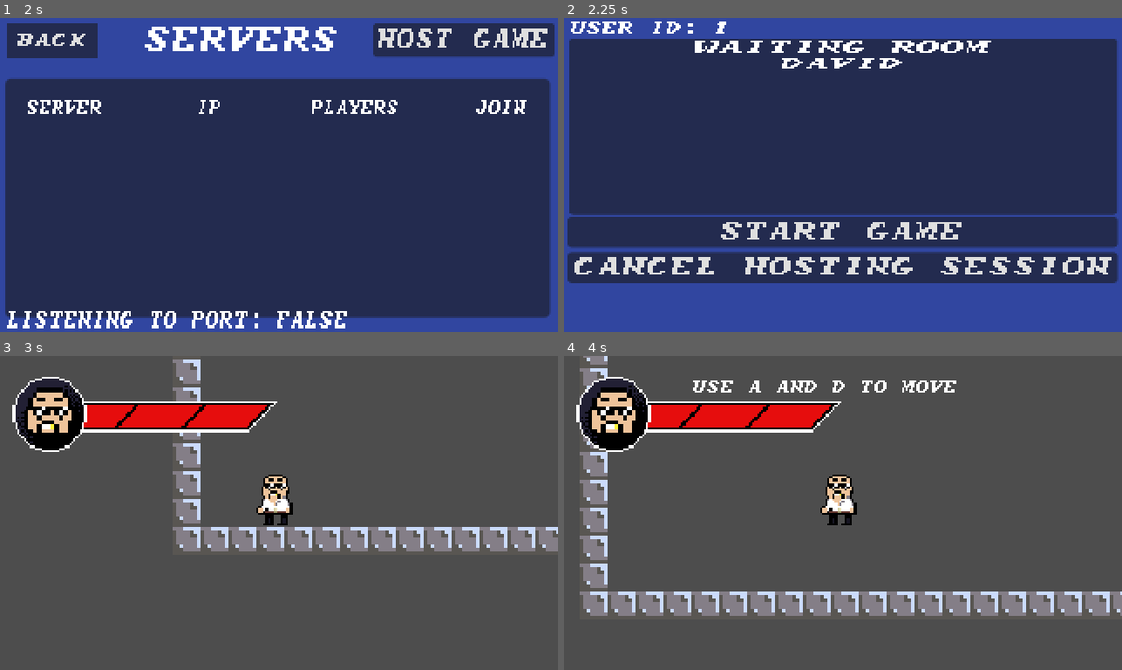
Above: before the commit, frames 1-4 (two rows, left to right).
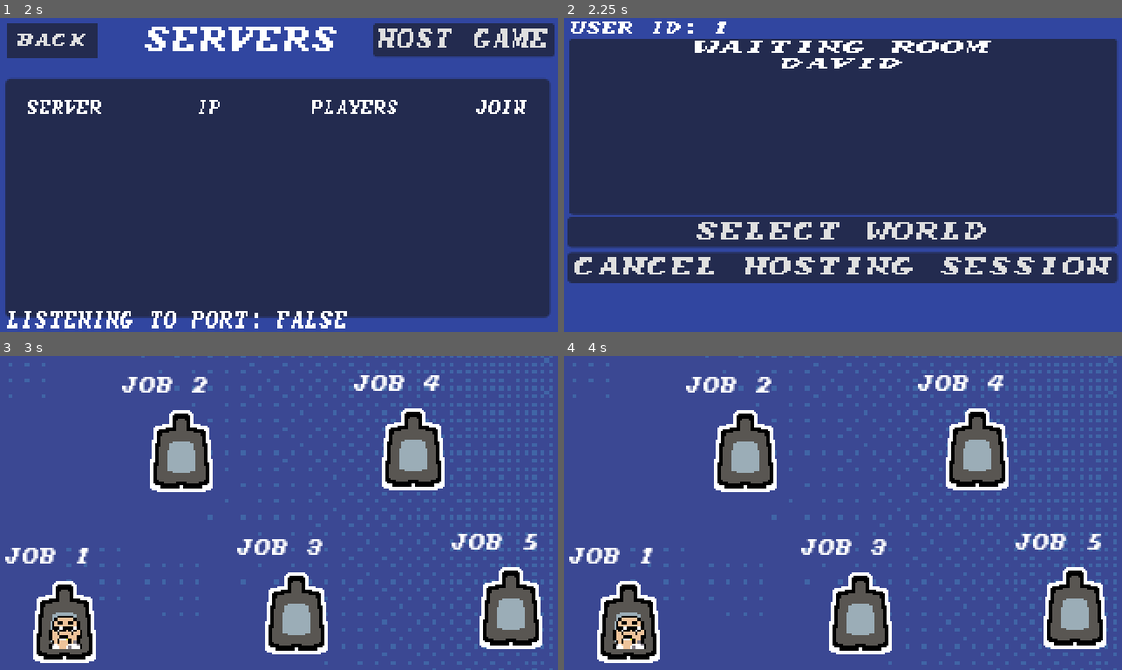
Above: after the commit, the same moments.

Repository: Flipfloppm/jump-n-gun
Game: Godot game, scene res://Levels/level_selection/title_screen.tscn
Same seed, same stepped clock (60 frames per second), same inputs: the game is played once before the commit and once after it.
Inputs (mouse positions are in pixels of both pictures, inside the frame that each line leads up to):
- Up to frame 1 (2 s): tap Enter (ChooseLevel) at 0.5 s; move the mouse to (401, 159) at 0.52 s; hold D (right) 0.53-1.25 s; hold Enter (ChooseLevel) 0.53-1.25 s; click (401, 159) at 0.67 s; tap Space (jump) at 0.77 s; click "Singleplayer" at 1.25 s
- Up to frame 2 (2.25 s): click "Host Game" at 2 s
- Up to frame 3 (3 s): click (279, 569) at 2.75 s, where only the run after the commit has a clickable "Select World"
- Up to frame 4 (4 s): tap R (Restart) at 3.5 s; move the mouse to (731, 528) at 3.52 s; hold D (right) from 3.53 s (still down); tap 2 (selectGrenadeLauncher) at 3.6 s; tap Space (jump) at 3.77 s

Frame 1 is identical in both runs. In frame 2, 0.9% of the frame differs, in the area x 23-76%, y 65-71%; in frame 3, 96%; in frame 4, 96%, in the area x 0-100%, y 0-100%.

Commit message:
Add UI fix for merging Lobby and sfx
Before, lobby directly starts a game. Now it goes to the select
world page

Diff:
--- a/ClientLobby/WaitingRoom.gd
+++ b/ClientLobby/WaitingRoom.gd
@@ -3,7 +3,7 @@
 signal client_disconnect_request(player_id)
 
 @onready var player_list_container = $Panel/VBoxContainer/player_list
-@onready var start_game_btn = $VBoxContainer/StartGameBtn
+@onready var select_world_btn = $VBoxContainer/SelectWorldBtn
 @onready var exit_room_btn = $VBoxContainer/ExitRoomBtn
 @onready var cancel_host_btn = $VBoxContainer/CancelHostBtn
 
@@ -18,7 +18,7 @@
 	if multiplayer.get_unique_id() != 1:
 		# if not the host, hide the start game button
 		exit_room_btn.visible = true
-		start_game_btn.visible = false
+		select_world_btn.visible = false
 		cancel_host_btn.visible = false
 	else:
 		exit_room_btn.visible = false
--- a/ClientLobby/lobby.gd
+++ b/ClientLobby/lobby.gd
@@ -32,7 +32,7 @@
 	register_player_info("david", multiplayer.get_unique_id())
 	print(GameManager.PLAYERS)
 	#$ServerBrowser.setup_server_broadcast(playerName.text + "'s server")
-	server_browser.setup_server_broadcast("david" + "'s server")
+	server_browser.setup_server_broadcast("david")
 	# move to waiting room
 	server_browser.visible = false
 	waiting_room.visible = true
@@ -106,3 +106,14 @@
 
 func _on_back_btn_pressed():
 	get_tree().change_scene_to_file("res://Levels/level_selection/selection-screen.tscn")
+
+
+func _on_select_world_btn_pressed():
+	# when the host click on select world, every player should load that scene.
+	load_select_world_scene.rpc()
+
+@rpc("any_peer","call_local")
+func load_select_world_scene():
+	print("going to select world tscn" + str(multiplayer.get_unique_id()))
+	server_browser.cleanup_browser()
+	get_tree().change_scene_to_file("res://Levels/level_selection/World_Select.tscn")
--- a/ClientLobby/lobby.tscn
+++ b/ClientLobby/lobby.tscn
@@ -189,12 +189,14 @@
 horizontal_alignment = 1
 
 [node name="VBoxContainer" type="VBoxContainer" parent="CanvasLayer/ServerBrowser/Panel"]
+clip_contents = true
 layout_mode = 1
 anchors_preset = -1
 anchor_right = 1.0
 anchor_bottom = 0.094
 offset_top = 24.0
-offset_bottom = 104.438
+offset_right = -6.0
+offset_bottom = 107.438
 grow_horizontal = 2
 scale = Vector2(1.01413, 1.00375)
 
@@ -269,9 +271,9 @@
 offset_bottom = 153.0
 scale = Vector2(0.876473, 0.728186)
 
-[node name="StartGameBtn" type="Button" parent="CanvasLayer/WaitingRoom/VBoxContainer"]
-layout_mode = 2
-text = "Start Game"
+[node name="SelectWorldBtn" type="Button" parent="CanvasLayer/WaitingRoom/VBoxContainer"]
+layout_mode = 2
+text = "Select World"
 
 [node name="ExitRoomBtn" type="Button" parent="CanvasLayer/WaitingRoom/VBoxContainer"]
 layout_mode = 2
@@ -284,7 +286,7 @@
 [connection signal="pressed" from="CanvasLayer/Server/HostGame" to="." method="_on_host_game_pressed"]
 [connection signal="pressed" from="CanvasLayer/BackBtn" to="." method="_on_back_btn_pressed"]
 [connection signal="timeout" from="CanvasLayer/ServerBrowser/BroadcastTimer" to="CanvasLayer/ServerBrowser" method="_on_broadcast_timer_timeout"]
-[connection signal="pressed" from="CanvasLayer/WaitingRoom/VBoxContainer/StartGameBtn" to="." method="_on_start_game_btn_pressed"]
+[connection signal="pressed" from="CanvasLayer/WaitingRoom/VBoxContainer/SelectWorldBtn" to="." method="_on_select_world_btn_pressed"]
 [connection signal="pressed" from="CanvasLayer/WaitingRoom/VBoxContainer/ExitRoomBtn" to="CanvasLayer/WaitingRoom" method="_on_exit_room_btn_pressed"]
 
 [editable path="CanvasLayer/Server"]
--- a/ClientLobby/server_info.tscn
+++ b/ClientLobby/server_info.tscn
@@ -8,6 +8,7 @@
 default_font_size = 8
 
 [node name="ServerInfo" type="HBoxContainer"]
+clip_contents = true
 anchors_preset = -1
 anchor_left = 0.403
 anchor_top = 0.052
@@ -17,6 +18,8 @@
 offset_top = -8.36
 offset_right = 195.04
 offset_bottom = 15.64
+grow_horizontal = 2
+grow_vertical = 2
 scale = Vector2(0.77359, 0.702421)
 theme = SubResource("Theme_jkdwi")
 script = ExtResource("1_w7efd")
@@ -26,11 +29,13 @@
 size_flags_horizontal = 3
 text = "D's S"
 horizontal_alignment = 1
+clip_text = true
+text_overrun_behavior = 3
 
 [node name="IP" type="Label" parent="."]
 layout_mode = 2
 size_flags_horizontal = 3
-text = "127.0.0.1"
+text = "127.000.000.001"
 horizontal_alignment = 1
 
 [node name="PlayerCount" type="Label" parent="."]
--- a/Levels/level_selection/pause-menu.gd
+++ b/Levels/level_selection/pause-menu.gd
@@ -24,7 +24,7 @@
 
 func _on_menu_btn_pressed():
 	set_paused(false)
-	get_tree().change_scene_to_file("res://Levels/level_selection/World_Select.tscn")
+	get_tree().change_scene_to_file("res://Levels/level_selection/selection-screen.tscn")
 
 
 func _on_restart_btn_pressed():
--- a/project.godot
+++ b/project.godot
@@ -22,8 +22,6 @@
 
 [display]
 
-window/size/viewport_width=320
-window/size/viewport_height=180
 window/size/viewport_width=320
 window/size/viewport_height=180
 window/size/mode=3
Not shown: 1 places in Levels/level_selection/World_Select.tscn that only renumber resources
Not shown: 1 places in Levels/level_selection/pause-menu.tscn that only renumber resources
Not shown: 1 places in Levels/level_selection/selection-screen.tscn that only renumber resources
